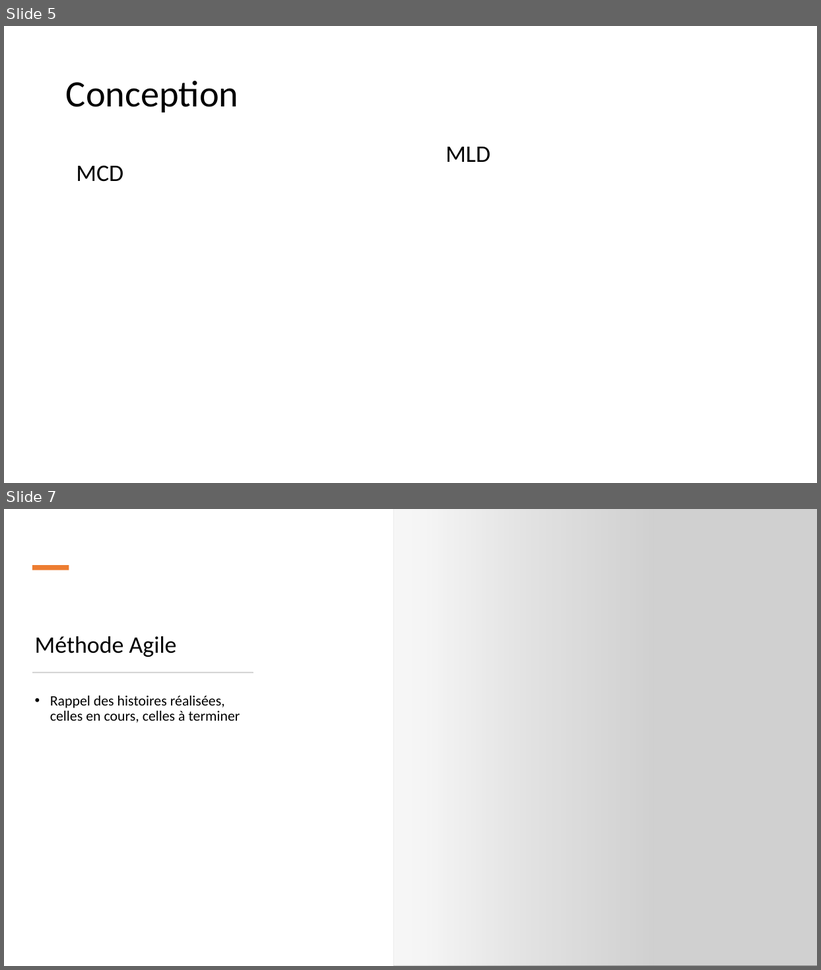
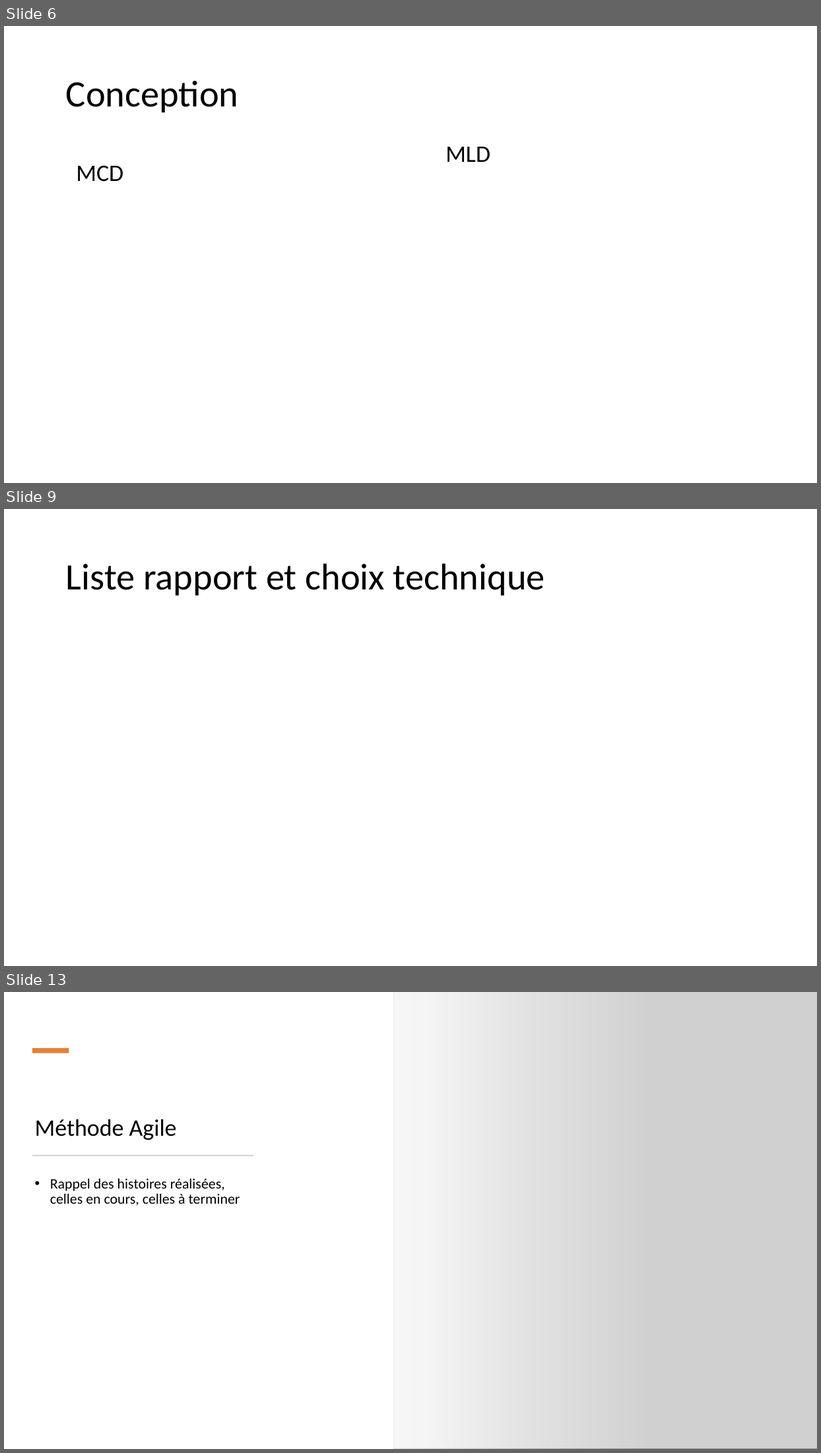
Before and after one commit to neopolitan2012/PT-LPBDD, a slide deck: Soutenance_PT.pptx. Shown one above the other, each under a label of ours: slides 5 and 7 before the commit, slides 6, 9 and 13 after it; the slides between them are not shown. The pictures are 821x970 and 821x1453 pixels, drawn with LibreOffice and Linux fonts; fonts in the diff are those of the drawing; grey boxes stand for pictures. Boxes give left, top, right and bottom in pixels: in the first picture for what was removed or moved away, otherwise in the second. Text is boxed around its words. In the diff, an @@ line names an element or a change of style, - is before the commit and + after.

```diff
--- a/Soutenance_PT.pptx
+++ b/Soutenance_PT.pptx
@@ slide 9 added at <box>4,509,817,966</box>, background #FFFFFF @@
@@ title added at <box>66,563,545,595</box>, 44 pt, text #000000 @@
+Liste rapport et choix technique
@@ what was slide 5 is now slide 6 @@
@@ what was slide 7 is now slide 13 @@
```
Also in this commit, not shown: 3 slides changed, 5 other slides added, 1 slide removed.
